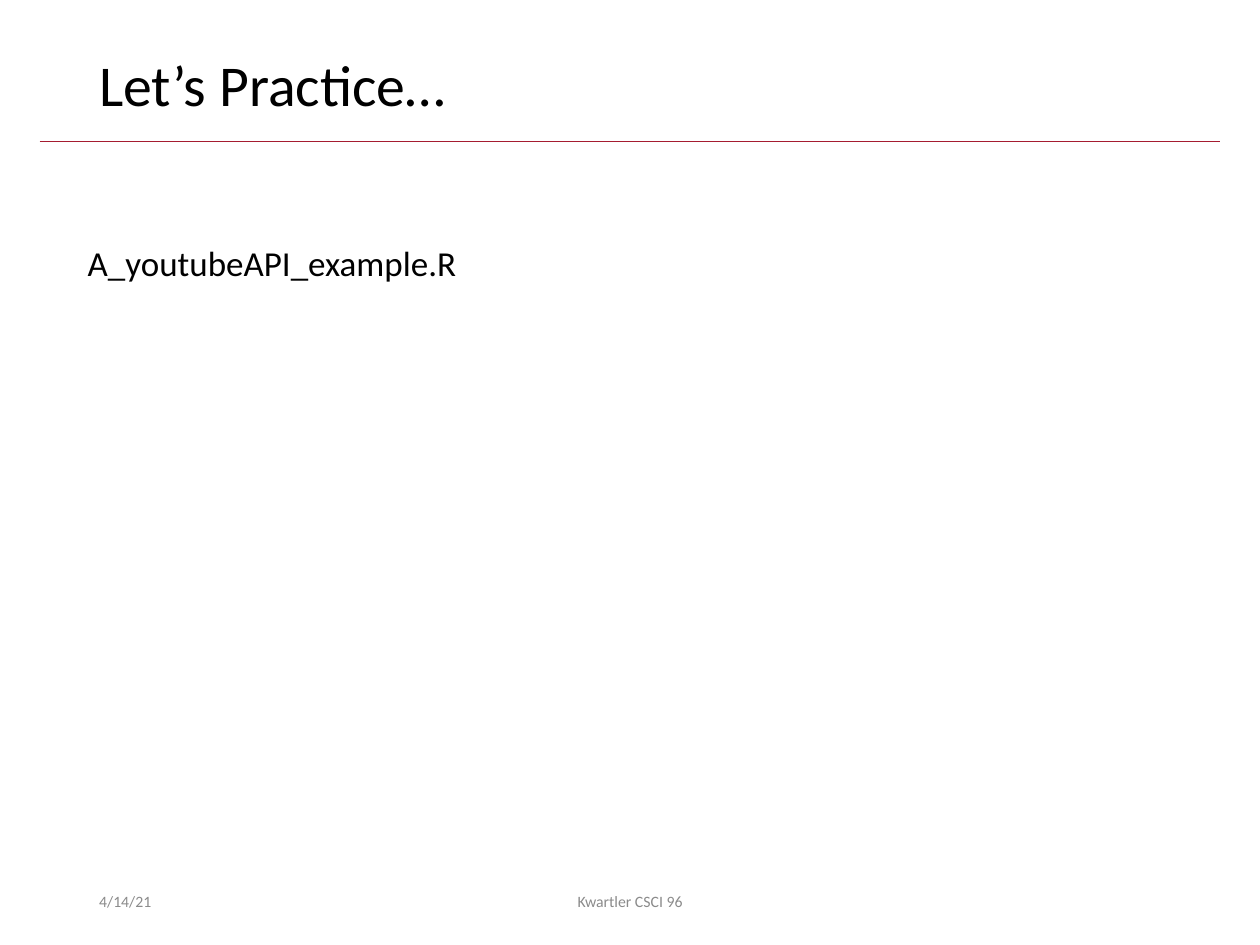
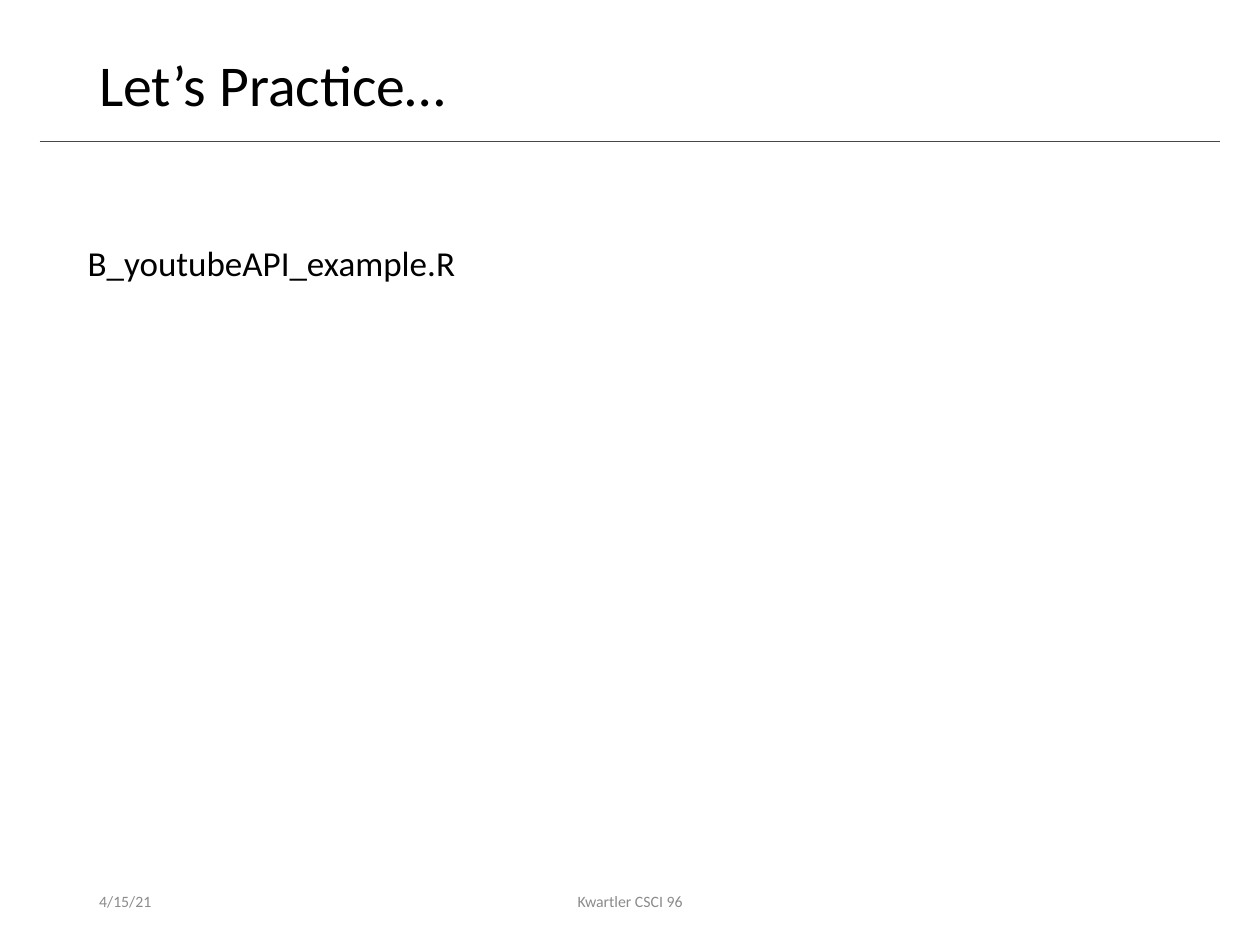
Before and after one commit to kwartler/Harvard_NLP_Student, a slide deck: slide 13 of lessons/K_Ethics_APIs/APIs.pptx. Drawn at 1260x945 pixels with LibreOffice and Linux fonts; fonts in the diff are those of the drawing; background and template pictures are left out. Boxes give left, top, right and bottom in pixels: in the first picture for what was removed or moved away, otherwise in the second. Text is boxed around its words. In the diff, an @@ line names an element or a change of style, - is before the commit and + after.

```diff
--- a/lessons/K_Ethics_APIs/APIs.pptx
+++ b/lessons/K_Ethics_APIs/APIs.pptx
@@ text at <box>88,251,455,282</box>: text changed @@
-A_youtubeAPI_example.R
+B_youtubeAPI_example.R
@@ text at <box>99,896,151,908</box>: text changed @@
-4/14/21
+4/15/21
```
Also in this commit, not shown: 17 other slides changed, 3 other files.
